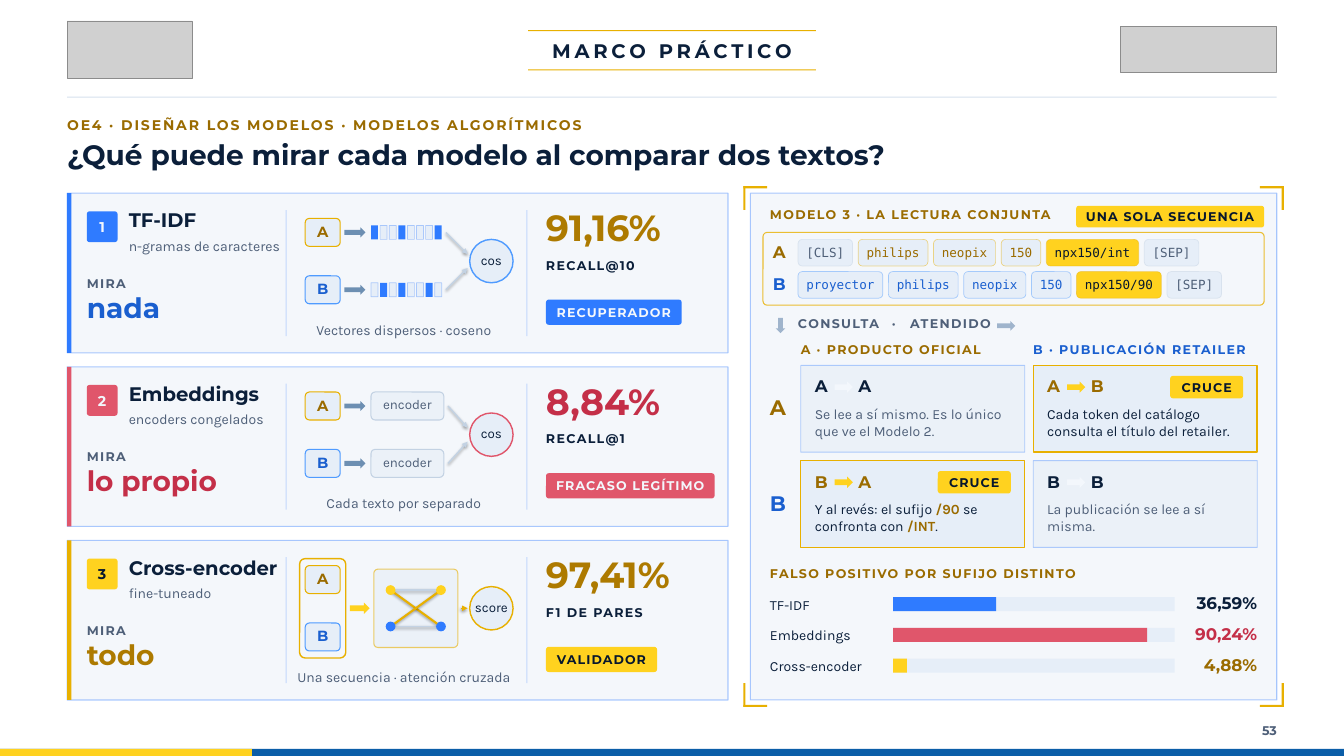
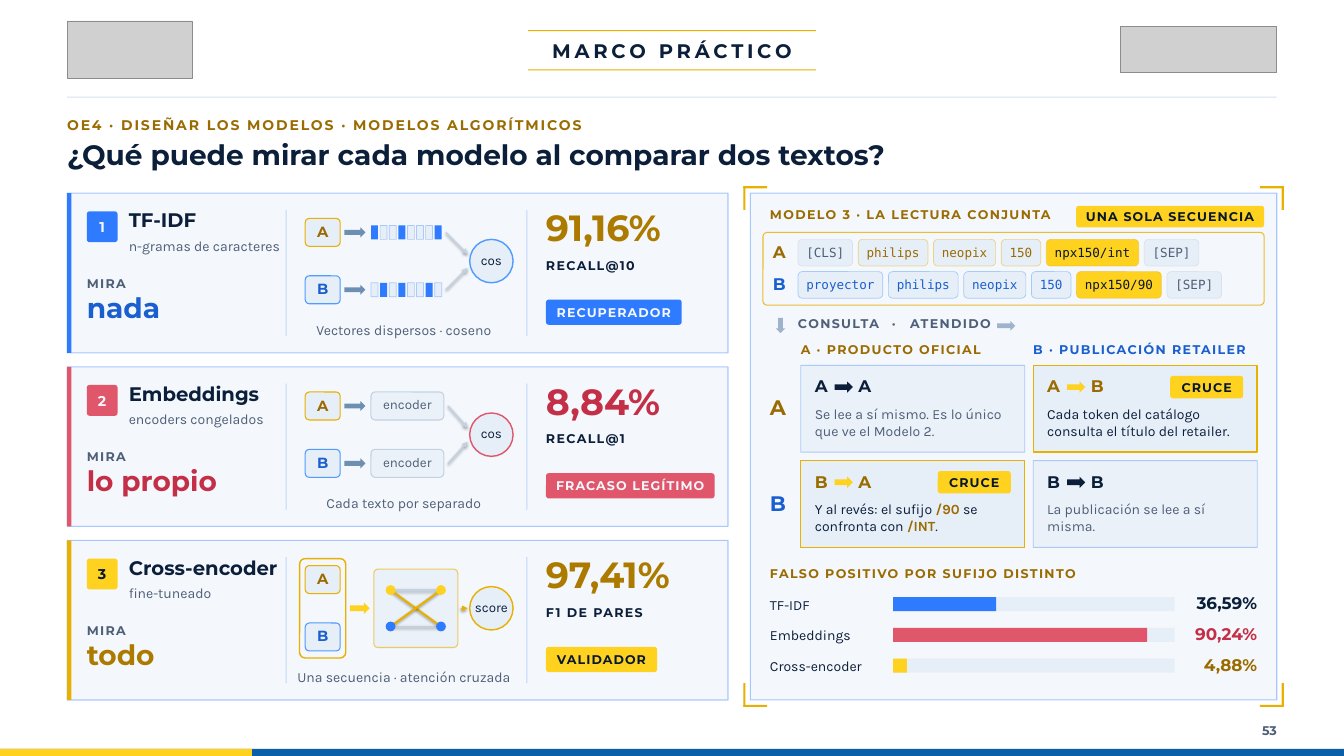
Before and after one commit to cmpeic/presentacion-trabajo-grado, a slide deck: slide 53 of canva/presentacion_trabajo_grado_canva.pptx. Drawn at 1344x756 pixels with LibreOffice and Linux fonts; fonts in the diff are those of the drawing; grey boxes stand for pictures. Boxes give left, top, right and bottom in pixels: in the first picture for what was removed or moved away, otherwise in the second. Text is boxed around its words. In the diff, an @@ line names an element or a change of style, - is before the commit and + after.

```diff
--- a/canva/presentacion_trabajo_grado_canva.pptx
+++ b/canva/presentacion_trabajo_grado_canva.pptx
@@ right arrow at box(835, 382, 853, 393): fill #F3F7FC to #0B1F3A @@
@@ right arrow at box(1067, 476, 1085, 488): fill #F3F7FC to #0B1F3A @@
```
Also in this commit, not shown: 7 other slides changed, 2 other files.
